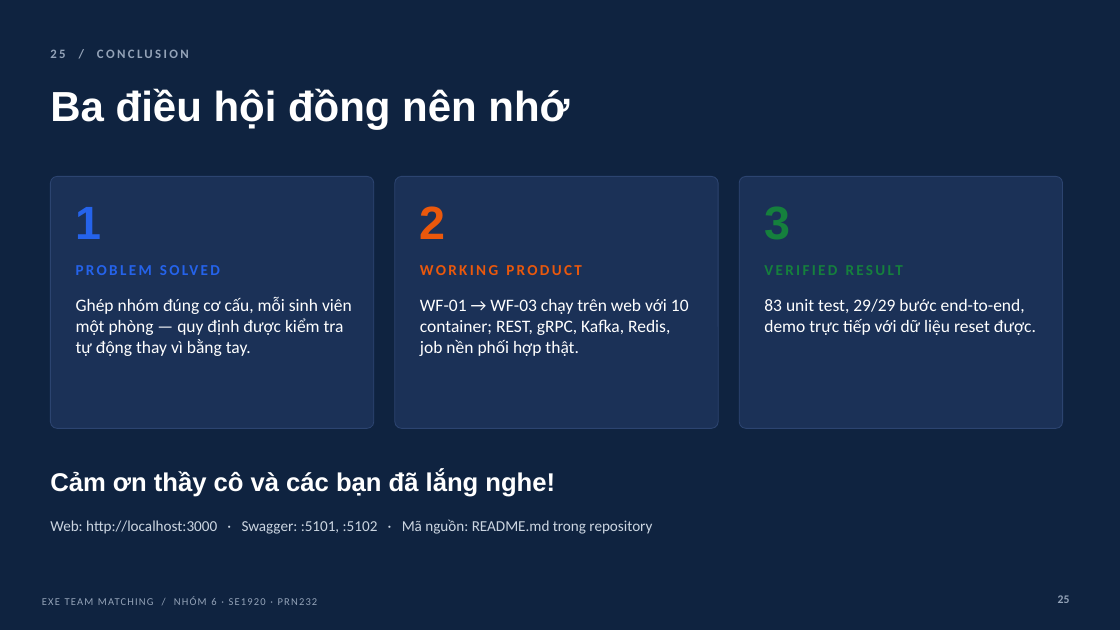
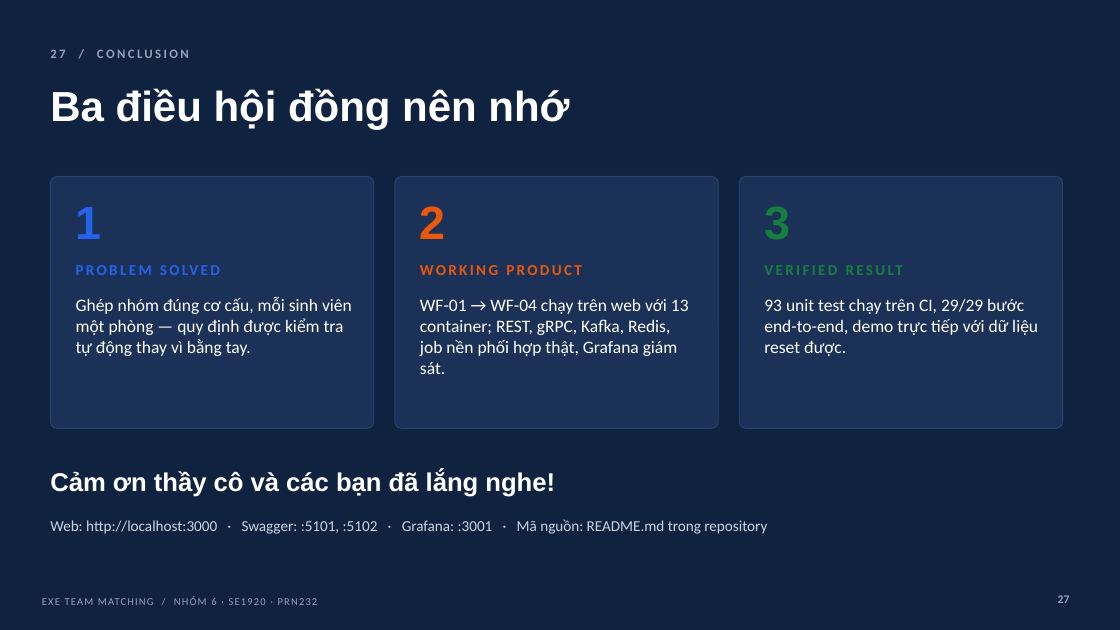
Before and after one commit to co-duong-hao/PRN232_Final, a slide deck: slide 27 of docs/slides/EXE_Team_Matching_Nhom6.pptx (slide 25 before the commit). Drawn at 1120x630 pixels with LibreOffice and Linux fonts; fonts in the diff are those of the drawing. Boxes give left, top, right and bottom in pixels: in the first picture for what was removed or moved away, otherwise in the second. Text is boxed around its words. In the diff, an @@ line names an element or a change of style, - is before the commit and + after.

```diff
--- a/docs/slides/EXE_Team_Matching_Nhom6.pptx
+++ b/docs/slides/EXE_Team_Matching_Nhom6.pptx
@@ text at box(50, 49, 189, 58): text changed @@
-25 / CONCLUSION
+27 / CONCLUSION
@@ text at box(420, 299, 689, 374): text changed @@
-WF-01 → WF-03 chạy trên web với 10 container; REST, gRPC, Kafka, Redis, job nền phối hợp thật.
+WF-01 → WF-04 chạy trên web với 13 container; REST, gRPC, Kafka, Redis, job nền phối hợp thật, Grafana giám sát.
@@ text at box(764, 299, 1038, 356): text changed @@
-83 unit test, 29/29 bước end-to-end, demo trực tiếp với dữ liệu reset được.
+93 unit test chạy trên CI, 29/29 bước end-to-end, demo trực tiếp với dữ liệu reset được.
@@ text at box(50, 519, 767, 534): text changed @@
-Web: http://localhost:3000 · Swagger: :5101, :5102 · Mã nguồn: README.md trong repository
+Web: http://localhost:3000 · Swagger: :5101, :5102 · Grafana: :3001 · Mã nguồn: README.md trong repository
@@ page number at box(1058, 595, 1070, 603): text changed @@
-25
+27
```
Also in this commit, not shown: 7 other slides changed, 2 slides added, 1 other file.
